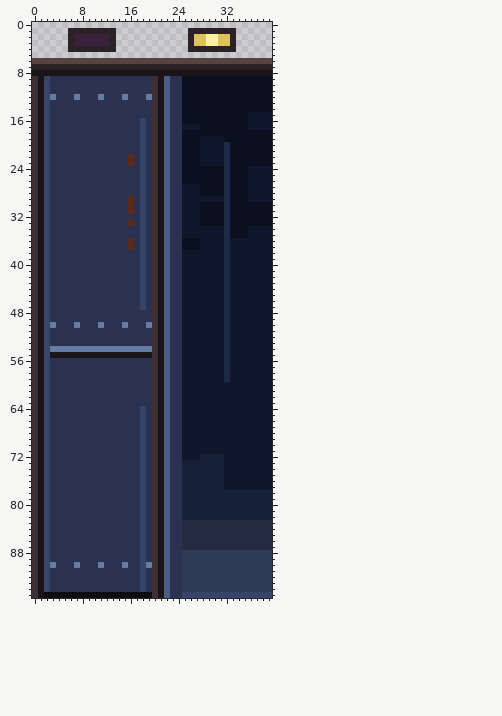
A pixel-art file gets an edit: assets/source/props/floor01/gym_exit.ase. The picture above is the old version.
40x96 pixels, 1 frame. Colours within 5 levels of each other are drawn and written as one.
Now the later version:
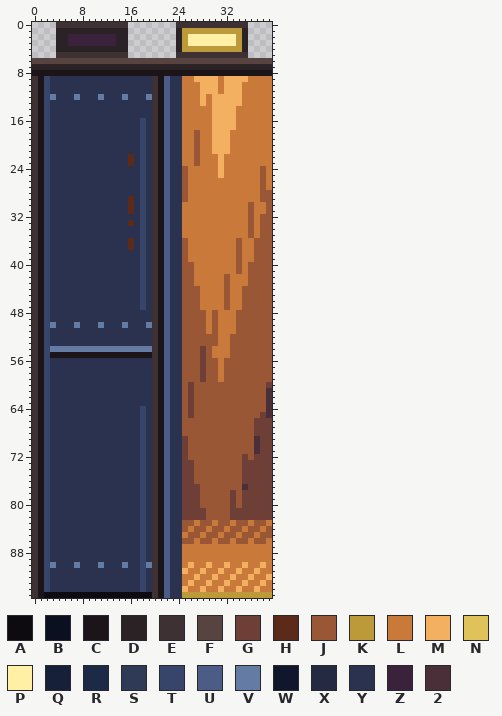
Palette (. is transparent): A #0e0b10  B #0b1020  C #1b1519  D #2b2226  E #3e3133  F #574340  G #6e3f37  H #5c2a18  J #9a5735  K #bc9a3a  L #c97a3a  M #f2b060  N #e0c25a  P #fff0a6  Q #162038  R #1d2a47  S #2f3a57  T #38456a  U #4b5d86  V #647ca4  W #10172c  X #242a42  Y #2a3250  Z #3a223d  2 #4a2f38
Difference:
y 0: x 4..15 ............ -> EEEEEEEEEEEE; x 24..35 ............ -> EEEEEEEEEEEE
y 1: x 4..5 .. -> DD; x 14..15 .. -> DD; x 24..35 ..DDDDDDDD.. -> DKKKKKKKKKKD
y 2..3: x 4..6 ..D -> DDZ; x 13..15 D.. -> ZDD; x 24..28 ..DNN -> DKPPP; x 31..35 NND.. -> PPPKD
y 4: x 4..5 .. -> DD; x 14..15 .. -> DD; x 24..35 ..DDDDDDDD.. -> DKKKKKKKKKKD
y 5: x 4..15 ............ -> EEEEEEEEEEEE; x 24..35 ............ -> EEEEEEEEEEEE
y 9: x 25..39 BBBBBBBBBBBBBBB -> LLMMMMLMMMMLLLL
y 10..11: x 25..39 BBBBBBBBBBBBBBB -> LLLMMMLMMMLLLLL
y 12..13: x 25..39 BBBBBBBBBBBBBBB -> LLLMLMMMMMLLLLL
y 14: x 25..39 BBBBBBBBBBBBBBB -> LLLLLMMMMLLLLLL
y 15..16: x 25..39 BBBBBBBBBBBWWWW -> LLLLLMMMMLLLLLL
y 17: x 25..39 WWWBBBBBBBBWWWW -> LLLLLMMMMLLLLLL
y 18: x 25..39 BBBBBBBBBBBBBBB -> LLJLLMMMLLLLLLL
y 19: x 25..39 BBBWWWWBBBBBBBB -> LLJLLMMMLLLLLLL
y 20..21: x 25..39 BBBWWWWRBBBBBBB -> LLJLLMMMLLLLLLL
y 22..23: x 25..39 BBBWWWWRBBBBBBB -> LLJLLLMLLLLLLLL
y 24..25: x 25..39 BBBBBBBRBBBWWWW -> JLLLLLMLLLLLLJL
y 26: x 25..39 BBBBBBBRBBBWWWW -> JLLLLLLLLLLLLJL
y 27: x 25..39 WWWBBBBRBBBWWWW -> JLLLLLLLLLLLLJL
y 28: x 25..39 WWWBBBBRBBBWWWW -> JLLLLLLLLLLLLJJ
y 29: x 25..39 WWWWWWWRBBBWWWW -> JLLLLLLLLLLLLJJ
y 30..31: x 25..39 WWWBBBBRBBBBBBB -> LLLLLLLLLLLJLLJ
y 32..33: x 25..39 WWWBBBBRBBBBBBB -> LLLLLLLLLLLJLJJ
y 34..35: x 25..39 WWWWWWWRBBBWWWW -> LLLLLLLLLLLJLJJ
y 36..37: x 25..39 BBBWWWWRWWWWWWW -> JLLLLLLLLJLLJJJ
y 38..39: x 25..39 WWWWWWWRWWWWWWW -> JLLLLLLLLJLLJJJ
y 40..41: x 25..39 WWWWWWWRWWWWWWW -> JJLLLLLLLJLJJJJ
y 42..43: x 25..39 WWWWWWWRWWWWWWW -> JJLLLLLJLLLJJJJ
y 44..47: x 25..39 WWWWWWWRWWWWWWW -> JJJLLLLJLLJJJJJ
y 48..51: x 25..39 WWWWWWWRWWWWWWW -> JJJJLJLLLJJJJJJ
y 52..53: x 25..39 WWWWWWWRWWWWWWW -> JJJJJJLLJJJJJJJ
y 54..55: x 25..39 WWWWWWWRWWWWWWW -> JJJGJLLLJJJJJJJ
y 56..59: x 25..39 WWWWWWWRWWWWWWW -> JJJGJJLJJJJJJJJ
y 60: x 25..39 WWWWWWWWWWWWWWW -> JGJJJJJJJJJJJJG
y 61..64: x 25..39 WWWWWWWWWWWWWWW -> JGJJJJJJJJJJJJ2
y 65: x 25..39 WWWWWWWWWWWWWWW -> JGJJJJJJJJJJJG2
y 66..68: x 25..39 WWWWWWWWWWWWWWW -> JJJJJJJJJJJJGGG
y 69..71: x 25..39 WWWWWWWWWWWWWWW -> GJJJJJJJJJJJ2GG
y 72: x 25..39 WWWQQQQWWWWWWWW -> GJJJJJJJJJGJGGG
y 73..76: x 25..39 QQQQQQQWWWWWWWW -> GGJJJJJJJJGGGGG
y 77: x 25..39 QQQQQQQWWWWWWWW -> GGGJJJJJJJ2GGGG
y 78..80: x 25..39 QQQQQQQQQQQQQQQ -> GGGJJJJJGJGGGGG
y 81..82: x 25..39 QQQQQQQQQQQQQQQ -> GGGGJJJJGGGGGGG
y 83: x 25..39 XXXXXXXXXXXXXXX -> JJLJJLJJLJJLJJL
y 84: x 25..39 XXXXXXXXXXXXXXX -> JLJJLJJLJJLJJLJ
y 85: x 25..39 XXXXXXXXXXXXXXX -> LJJLJJLJJLJJLJJ
y 86: x 25..39 XXXXXXXXXXXXXXX -> JJLJJLJJLJJLJJL
y 87: x 25..39 XXXXXXXXXXXXXXX -> LLLLLLLLLLLLLLL
y 88..89: x 25..39 SSSSSSSSSSSSSSS -> LLLLLLLLLLLLLLL
y 90: x 25..39 SSSSSSSSSSSSSSS -> LMLLMLLMLLMLLML
y 91: x 25..39 SSSSSSSSSSSSSSS -> MLLMLLMLLMLLMLL
y 92: x 25..39 SSSSSSSSSSSSSSS -> LLMLLMLLMLLMLLM
y 93: x 25..39 SSSSSSSSSSSSSSS -> LMLLMLLMLLMLLML
y 94: x 25..39 SSSSSSSSSSSSSSS -> MLLMLLMLLMLLMLL
y 95: x 25..39 TTTTTTTTTTTTTTT -> KKKKKKKKKKKKKKK
